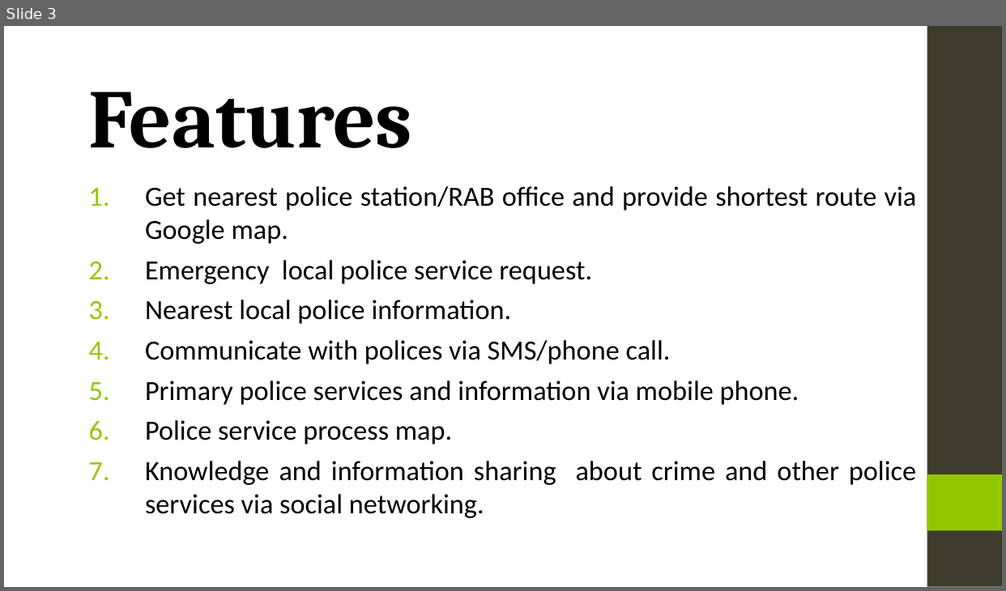
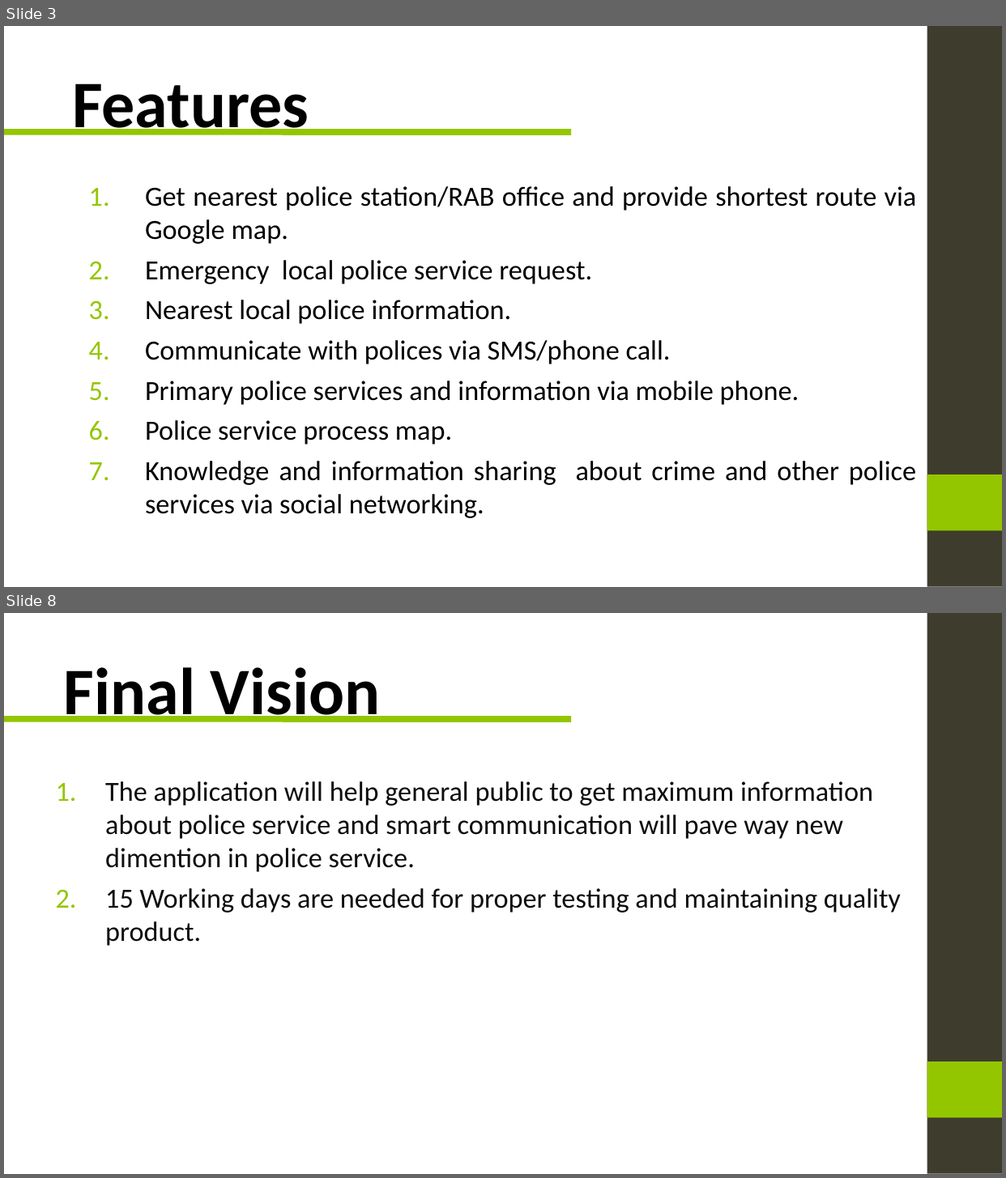
Before and after one commit to ServiceInnovationCamp/Group23, a slide deck: Team 23.ppt. Shown one above the other, each under a label of ours: slide 3 before the commit, slides 3 and 8 after it; the slides between them are not shown. The pictures are 1006x591 and 1006x1178 pixels, drawn with LibreOffice and Linux fonts; fonts in the diff are those of the drawing; background and template pictures are left out. Boxes give left, top, right and bottom in pixels: in the first picture for what was removed or moved away, otherwise in the second. Text is boxed around its words. In the diff, an @@ line names an element or a change of style, - is before the commit and + after.

Commit message:
Bangladesh Police Portal
3rd version of the presentation, 08-31-2013 7:20AM

```diff
--- a/Team 23.ppt
+++ b/Team 23.ppt
@@ slide 8 added at (4,613,1002,1174), background picture (left out); not listed: 2 template elements that a slide beside it also shows @@
@@ title added at (64,667,381,722), 48 pt, text #000000, bold @@
+Final Vision
@@ line added from (4, 719) to (571, 719), #94C600 4.51 pt @@
@@ subtitle added at (105,781,901,946), 20 pt, text #0D0D0D @@
+1. The application will help general public to get maximum information about police service and smart communication will pave way new dimention in police service.
+2. 15 Working days are needed for proper testing and maintaining quality product.
@@ slide 3 changed as well @@
@@ title "Features": place and size @@
-title "Features" at (89,92,413,148)
+title "Features" at (72,84,309,135)
@@ title "Features" at (72,84,309,135): size 60 to 48 pt, font Cambria to Calibri @@
@@ line added from (4, 132) to (571, 132), #94C600 4.51 pt @@
```
Also in this commit, not shown: 4 other slides changed, 4 other slides added, 3 slides removed.
